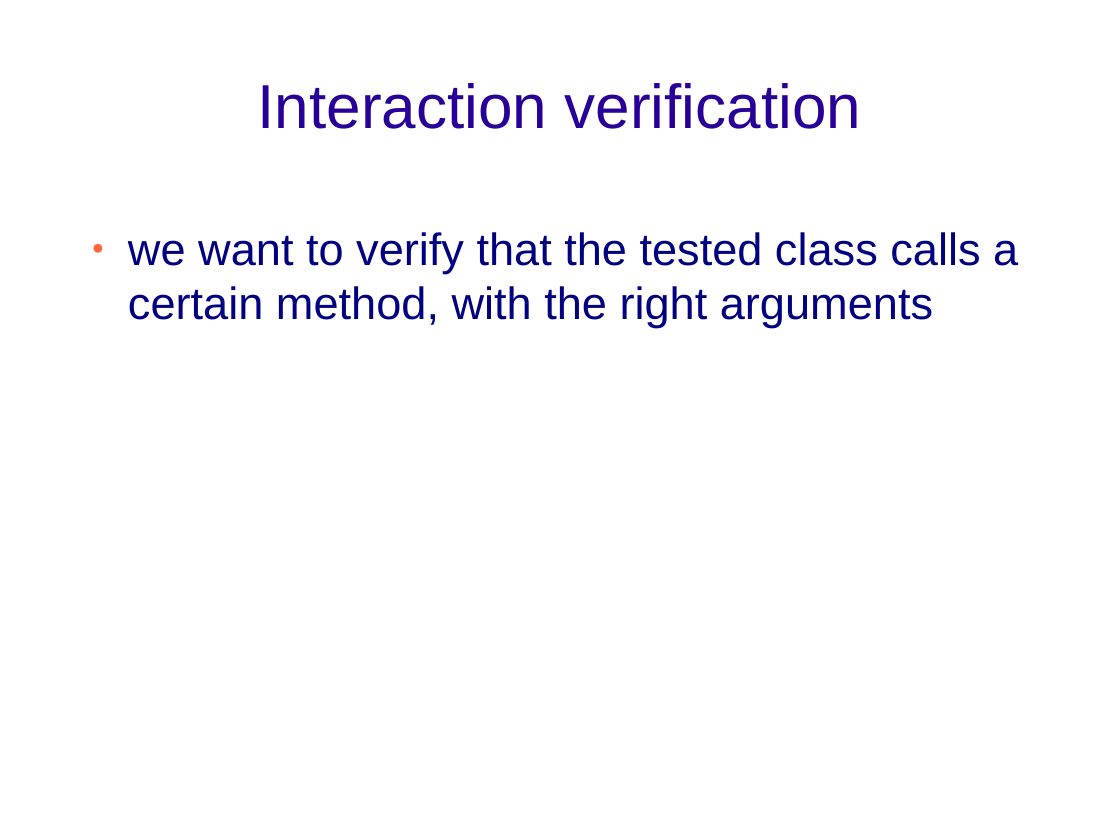
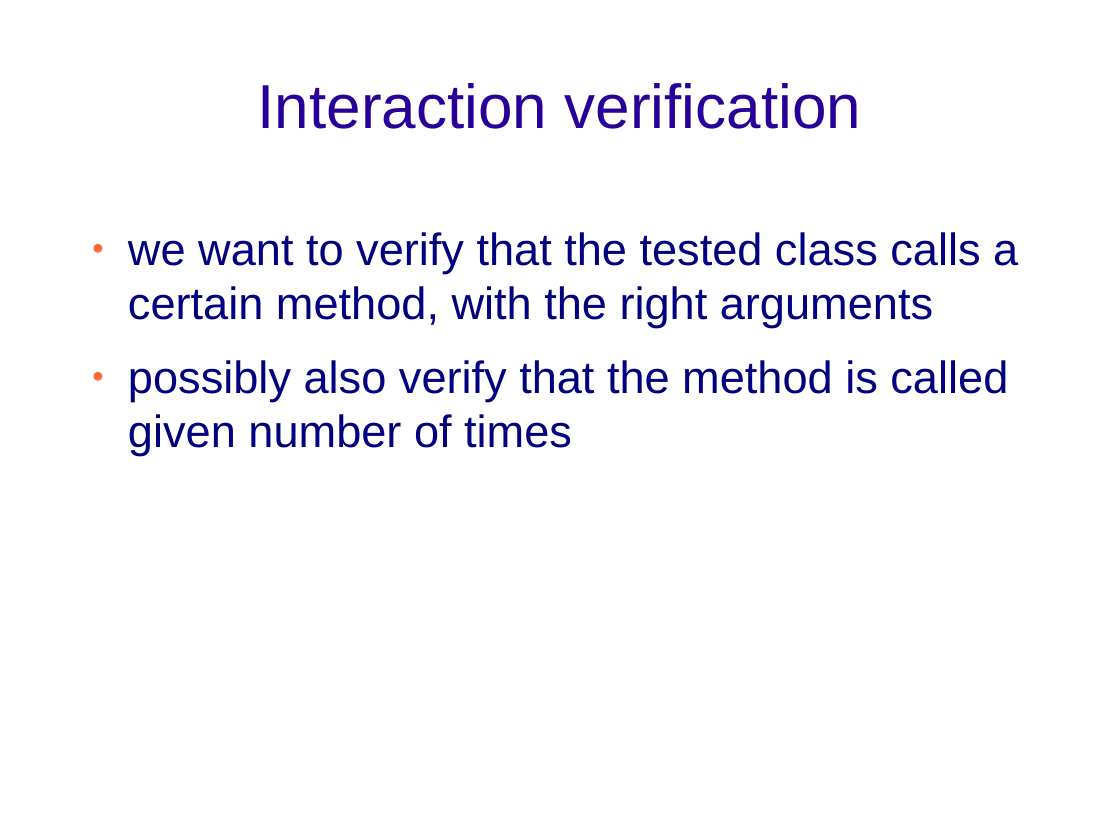
Before and after one commit to svick/Rhino-Mocks-presentation, a slide deck: slide 6 of Rhino Mocks.odp (slide 5 before the commit). Drawn at 1120x840 pixels with LibreOffice and Linux fonts; fonts in the diff are those of the drawing; background and template pictures are left out. Boxes give left, top, right and bottom in pixels: in the first picture for what was removed or moved away, otherwise in the second. Text is boxed around its words. In the diff, an @@ line names an element or a change of style, - is before the commit and + after.

```diff
--- a/Rhino Mocks.odp
+++ b/Rhino Mocks.odp
@@ text at (128,360,1008,456): paragraph added @@
+● possibly also verify that the method is called given number of times
```
Also in this commit, not shown: 3 other slides changed, 6 slides added, 1 other file.
